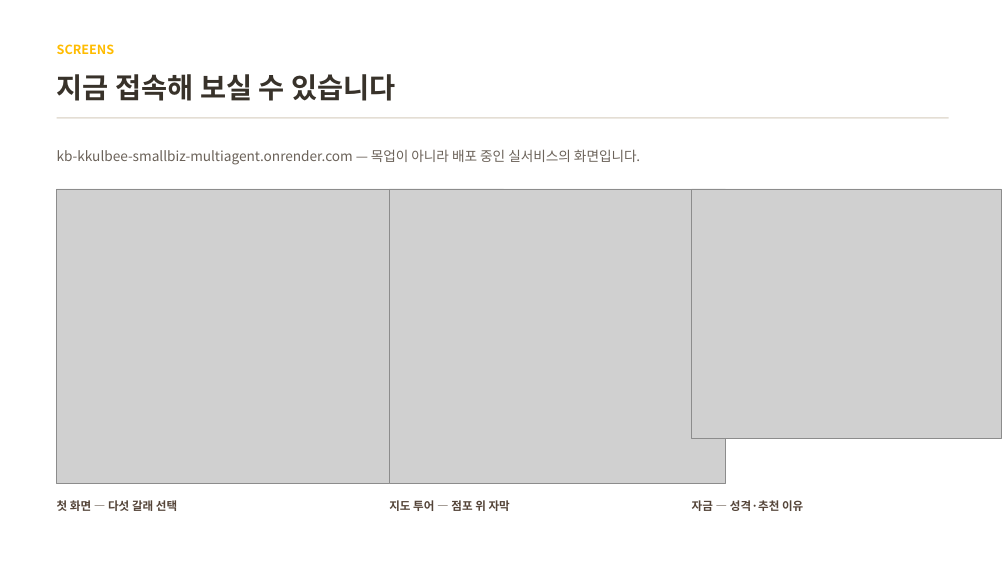
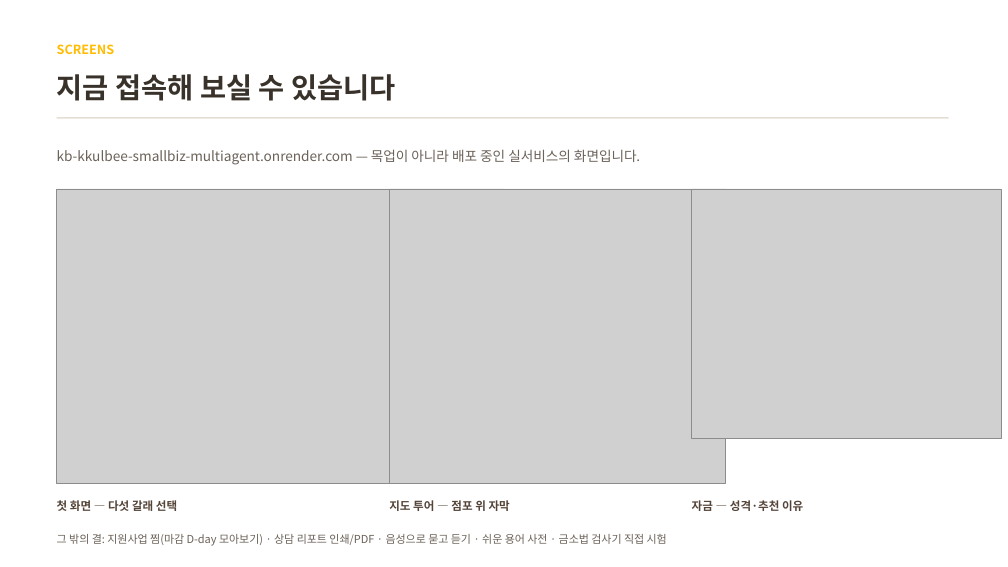
Before and after one commit to BioCode67/kb-kkulbee-smallbiz-multiagent, a slide deck: slide 10 of docs/꿀비_기술설명서.pptx. Drawn at 1008x567 pixels with LibreOffice and Linux fonts; fonts in the diff are those of the drawing; grey boxes stand for pictures. Boxes give left, top, right and bottom in pixels: in the first picture for what was removed or moved away, otherwise in the second. Text is boxed around its words. In the diff, an @@ line names an element or a change of style, - is before the commit and + after.

```diff
--- a/docs/꿀비_기술설명서.pptx
+++ b/docs/꿀비_기술설명서.pptx
@@ text added at (x1=57, y1=534, x2=667, y2=546), 10.5 pt, text #6B6259 @@
+그 밖의 결: 지원사업 찜(마감 D-day 모아보기) · 상담 리포트 인쇄/PDF · 음성으로 묻고 듣기 · 쉬운 용어 사전 · 금소법 검사기 직접 시험
```
Also in this commit, not shown: 2 other files.
